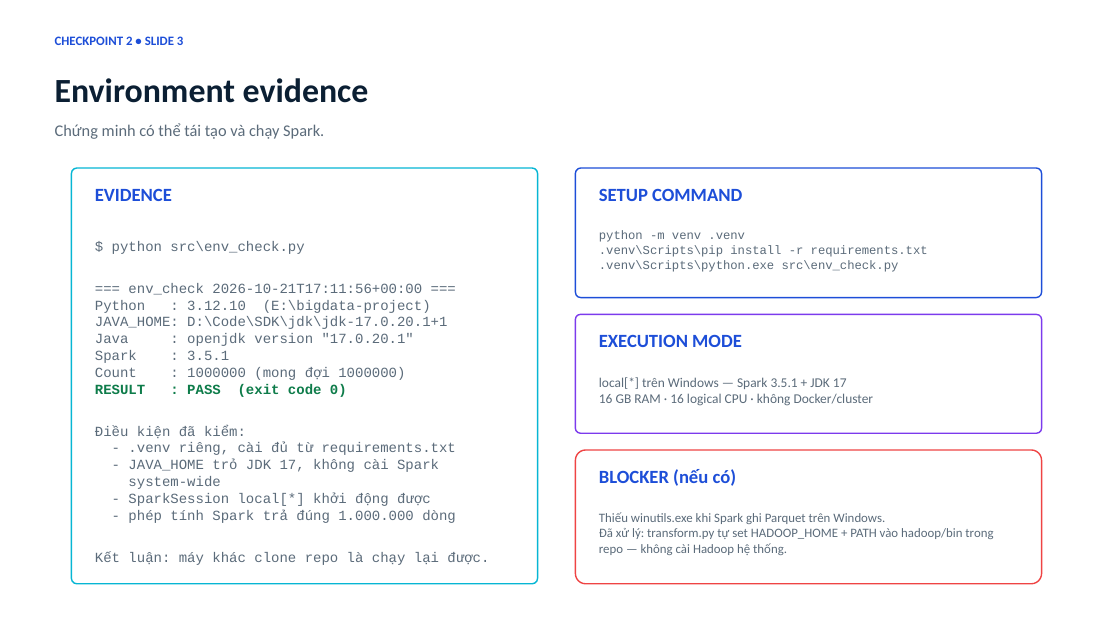
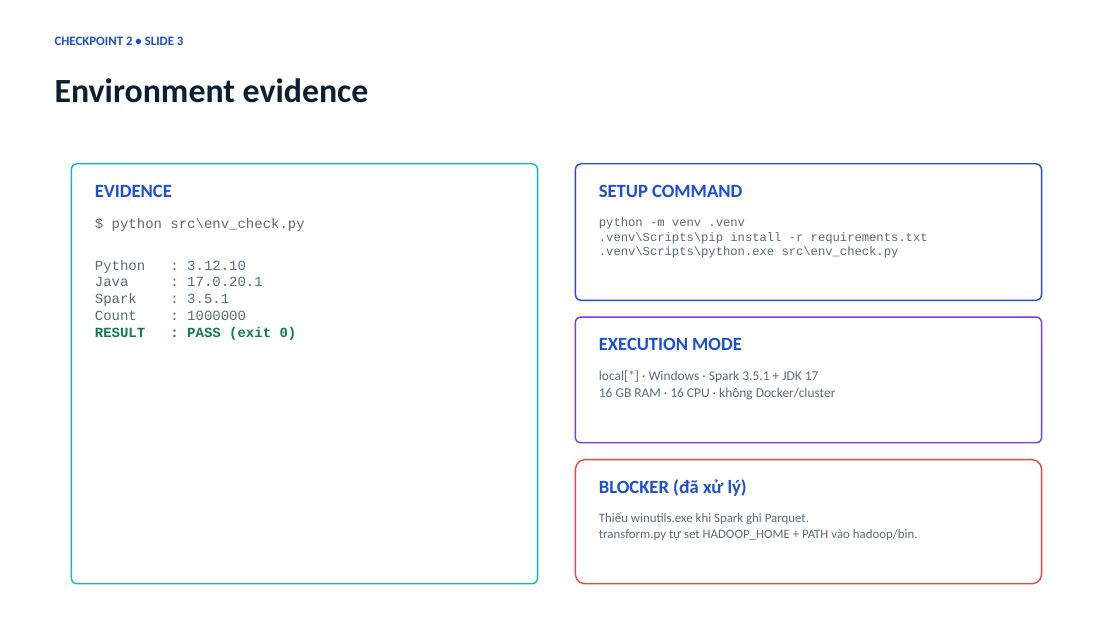
Before and after one commit to kichirou244/bigdata-project, a slide deck: slide 3 of docs/Checkpoint2_Report_YouTube_Trending.pptx. Drawn at 1120x630 pixels with LibreOffice and Linux fonts; fonts in the diff are those of the drawing. Boxes give left, top, right and bottom in pixels: in the first picture for what was removed or moved away, otherwise in the second. Text is boxed around its words. In the diff, an @@ line names an element or a change of style, - is before the commit and + after.

Commit message:
feat: add ingestion, transformation, verification, and dashboard scripts for YouTube Trending dataset

```diff
--- a/docs/Checkpoint2_Report_YouTube_Trending.pptx
+++ b/docs/Checkpoint2_Report_YouTube_Trending.pptx
@@ text removed at (55,123,324,139) @@
-Chứng minh có thể tái tạo và chạy Spark.
@@ rounded rectangle: place and size @@
-rounded rectangle at (71,168,538,584)
+rounded rectangle at (71,164,538,584)
@@ text "EVIDENCE": place and size @@
-text "EVIDENCE" at (95,188,172,201)
+text "EVIDENCE" at (95,184,172,197)
@@ rounded rectangle: place and size @@
-rounded rectangle at (576,168,1042,297)
+rounded rectangle at (576,164,1042,301)
@@ text "SETUP COMMAND": place and size @@
-text "SETUP COMMAND" at (599,188,742,201)
+text "SETUP COMMAND" at (599,184,742,197)
@@ text "$ python src\env_check.py": place and size @@
-text "$ python src\env_check.py" at (95,241,489,565)
+text "$ python src\env_check.py" at (95,218,304,340)
@@ text "python -m venv .venv": place and size @@
-text "python -m venv .venv" at (599,231,928,272)
+text "python -m venv .venv" at (599,217,928,258)
@@ text at (95,260,263,286): text changed @@
-=== env_check 2026-10-21T17:11:56+00:00 ===
-Python : 3.12.10 (E:\bigdata-project)
-JAVA_HOME: D:\Code\SDK\jdk\jdk-17.0.20.1+1
-Java : openjdk version "17.0.20.1"
+Python : 3.12.10
+Java : 17.0.20.1
@@ text at (187,310,297,340): text changed; text colour #5B6B7A to #0E7C4A; bold on @@
-Count : 1000000 (mong đợi 1000000)
-RESULT : PASS (exit code 0)
-Điều kiện đã kiểm:
-- .venv riêng, cài đủ từ requirements.txt
-- JAVA_HOME trỏ JDK 17, không cài Spark
-system-wide
-- SparkSession local[*] khởi động được
-- phép tính Spark trả đúng 1.000.000 dòng
-Kết luận: máy khác clone repo là chạy lại được.
+Count : 1000000
+RESULT : PASS (exit 0)
@@ rounded rectangle: place and size @@
-rounded rectangle at (576,314,1042,433)
+rounded rectangle at (576,318,1042,444)
@@ text at (599,370,836,400): text changed @@
-local[*] trên Windows — Spark 3.5.1 + JDK 17
-16 GB RAM · 16 logical CPU · không Docker/cluster
+local[*] · Windows · Spark 3.5.1 + JDK 17
+16 GB RAM · 16 CPU · không Docker/cluster
@@ rounded rectangle: place and size @@
-rounded rectangle at (576,450,1042,584)
+rounded rectangle at (576,460,1042,584)
@@ text at (599,479,747,496): text changed @@
-BLOCKER (nếu có)
+BLOCKER (đã xử lý)
@@ text at (599,512,918,540): text changed @@
-Thiếu winutils.exe khi Spark ghi Parquet trên Windows.
-Đã xử lý: transform.py tự set HADOOP_HOME + PATH vào hadoop/bin trong repo — không cài Hadoop hệ thống.
+Thiếu winutils.exe khi Spark ghi Parquet.
+transform.py tự set HADOOP_HOME + PATH vào hadoop/bin.
```
Also in this commit, not shown: 5 other slides changed, 17 other files.
